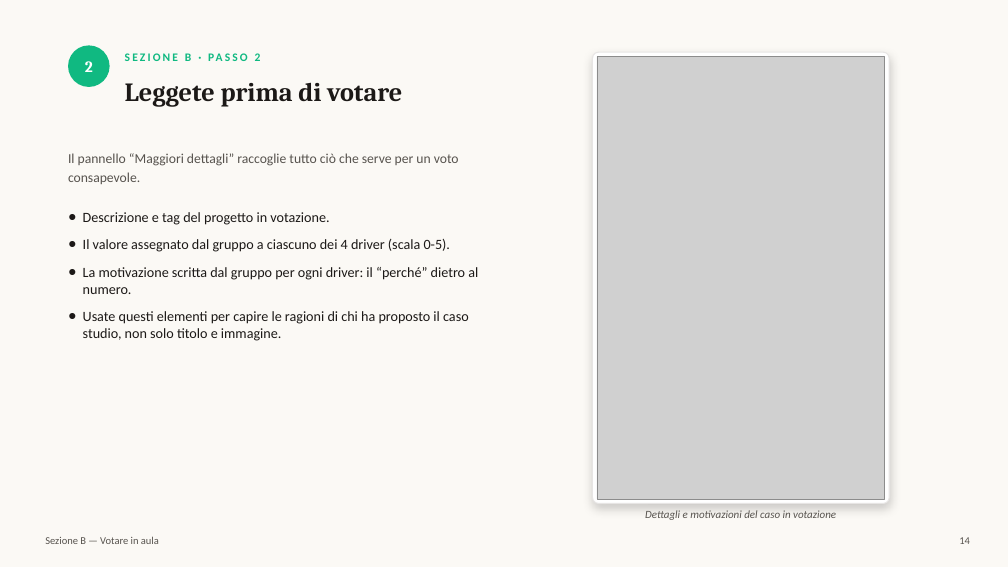
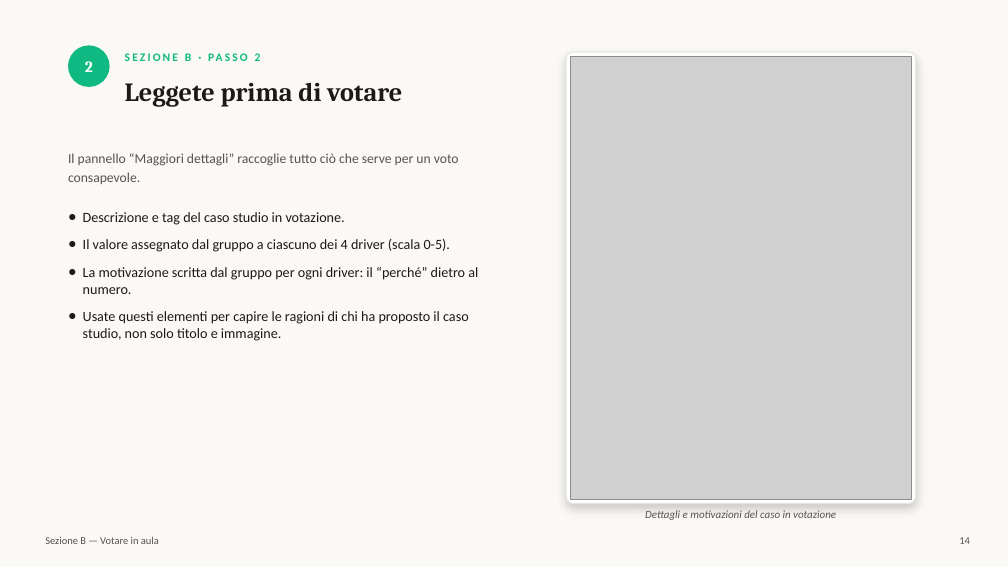
Before and after one commit to leonardomoiso-wq/design3v3, a slide deck: slide 14 of public/manuali/manuale-design-case-studies.pptx. Drawn at 1008x567 pixels with LibreOffice and Linux fonts; fonts in the diff are those of the drawing; grey boxes stand for pictures. Boxes give left, top, right and bottom in pixels: in the first picture for what was removed or moved away, otherwise in the second. Text is boxed around its words. In the diff, an @@ line names an element or a change of style, - is before the commit and + after.

```diff
--- a/public/manuali/manuale-design-case-studies.pptx
+++ b/public/manuali/manuale-design-case-studies.pptx
@@ rounded rectangle: place and size @@
-rounded rectangle at (593, 52, 890, 504)
+rounded rectangle at (566, 52, 917, 504)
@@ picture: place and size @@
-picture at (597, 57, 885, 499)
+picture at (571, 57, 912, 499)
@@ text at (83, 212, 345, 225): text changed @@
-● Descrizione e tag del progetto in votazione.
+● Descrizione e tag del caso studio in votazione.
```
Also in this commit, not shown: 13 other slides changed, 5 other files.
